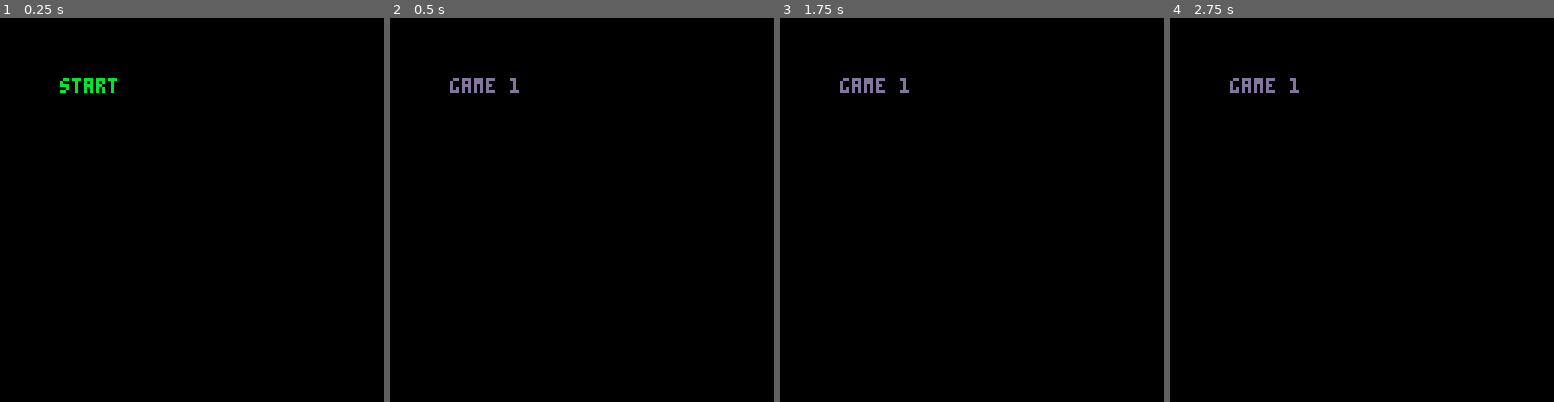
Above: before the commit, frames 1-4 (left to right).
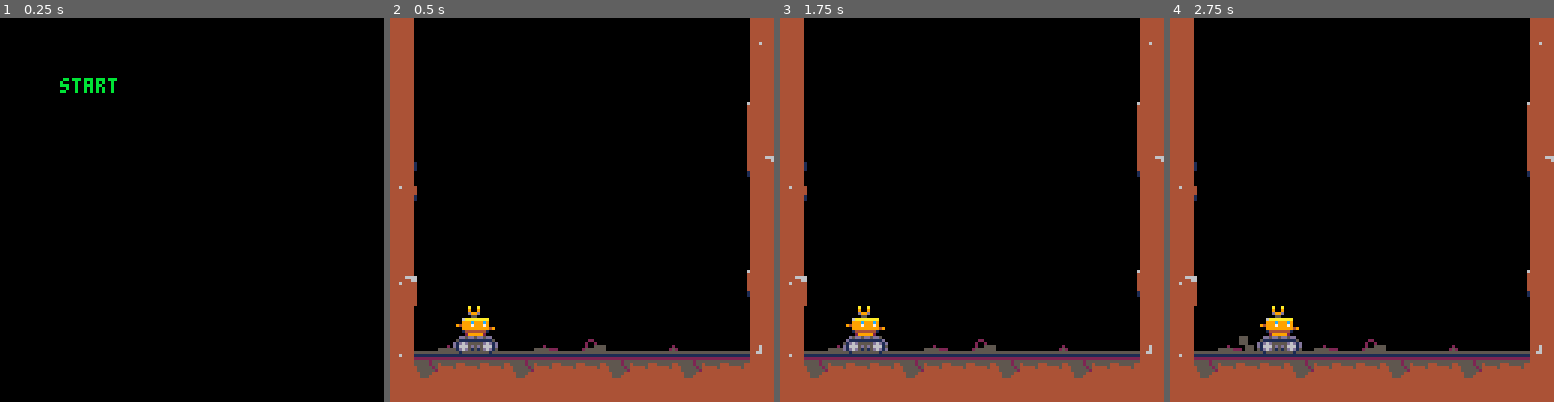
Above: after the commit, the same moments.

Repository: headjump/ld39
Game: PICO-8 cartridge crane.p8
Two runs of this game, one before a commit and one after it. Both use one fixed random seed, a clock stepped at 60 frames per second and the inputs below.
Inputs:
- Up to frame 1 (0.25 s): no input
- Up to frame 2 (0.5 s): tap X (X key) at 0.33 s
- Up to frame 3 (1.75 s): tap O (Z key) at 0.7, 1.7 s; tap X (X key) at 1.07 s; hold Right from 1.6 s (still down)
- Up to frame 4 (2.75 s): tap X (X key) at 1.85 s; release Right at 2.1 s; tap O (Z key) at 2.1, 2.5 s; hold Right from 2.47 s (still down)

Frame 1 is identical in both runs. In frame 2, 26% of the frame differs, in the area x 0-100%, y 0-100%; in frame 3, 26%; in frame 4, 26%.

Commit message:
A character can move left and right... much to do :/

Diff:
--- a/crane.p8
+++ b/crane.p8
@@ -34,14 +34,53 @@
  }
 end
 function sc_game(level,easy)
+ crane={x=20,y=96,layer=3,
+  spd=0,dir=1,
+  ani_cnt=0,
+  driving=false,
+  upd=function(e)
+   if(btnp(0))then e.dir = -1 end
+   if(btnp(1))then e.dir = 1 end
+   e.driving=btn(0) or btn(1)
+   if(btn(0))then e.spd-=timed(.3)
+   elseif(btn(1))then e.spd+=timed(.3)
+   else e.spd*=timed_fac(.85) end
+   e.spd=in_range(e.spd,-2,2)
+   e.x+=e.spd
+   e.x,hit_wall=in_range(e.x,7,127-22)
+   if(hit_wall)then e.spd=0 end
+   e.ani_cnt+=1
+   if(e.ani_cnt>=90)then e.ani_cnt=1 end
+   --parts
+   if(e.driving and rnd(1)<=cond(hit_wall,.5,.2))then
+    ngn_part(
+     e.x+7,e.y+16,-- x,y
+     -(cond(hit_wall,3,1)+rnd(10)/10)*e.dir,-rnd(2)-cond(hit_wall,1.5,0),-- sx,sy
+     1.2,14,-- grav,lifetime
+     {2,1,1},-- sizes
+     {5,1},-- cols
+     .9) -- acc (default=1)
+   end
+  end,
+  drw=function(e)
+   -- draw bottom
+   spr(cond(e.driving and (flr(e.ani_cnt/5)%2==0), 17, 19),e.x,e.y+8,2,1,e.dir==1)
+   -- draw top
+   spr(cond(flr(e.ani_cnt/20)%2==0, 1, 3),e.x,e.y,2,1,e.dir==1)
+  end
+ }
+ drawmap={
+  layer=3,
+  drw=function(e) map(0,0,0,0,16,16) end
+ }
+ ent={drawmap,crane}
  return {
+  crane=crane,
+  grav={x=0,y=.12},
+  ent=ent,
   upd=function()
    if(btnp(4) or btnp(5)) then ngn_scene(sc_finished()) end
   end,
-  drw=function()
-   cls()
-   print("game "..level,20,20,13)
-  end
  }
 end
 
@@ -66,6 +105,11 @@
 -- random in range
 function ran(min,max)
  return rnd(max-min)+min
+end
+
+function cond(cond,v1,v2)
+  if(cond)then return v1 end
+  return v2
 end
 
 -- get valid index in array
@@ -473,165 +517,165 @@
 0000000000000000000000000000000000000000000000000000000000000000000000000000000000000000000000000000000000000000000000000000000000000000000000000000000000000000000000000000000000000000000000000000000000000000000000000000000000000000000000000000000000000000
 0000000000000000000000000000000000000000000000000000000000000000000000000000000000000000000000000000000000000000000000000000000000000000000000000000000000000000000000000000000000000000000000000000000000000000000000000000000000000000000000000000000000000000
 __map__
-0000000000000000000000000000000000000000000000000000000000000000000000000000000000000000000000000000000000000000000000000000000000000000000000000000000000000000000000000000000000000000000000000000000000000000000000000000000000000000000000000000000000000000
-0000000000000000000000000000000000000000000000000000000000000000000000000000000000000000000000000000000000000000000000000000000000000000000000000000000000000000000000000000000000000000000000000000000000000000000000000000000000000000000000000000000000000000
-0000000000000000000000000000000000000000000000000000000000000000000000000000000000000000000000000000000000000000000000000000000000000000000000000000000000000000000000000000000000000000000000000000000000000000000000000000000000000000000000000000000000000000
-0000000000000000000000000000000000000000000000000000000000000000000000000000000000000000000000000000000000000000000000000000000000000000000000000000000000000000000000000000000000000000000000000000000000000000000000000000000000000000000000000000000000000000
-0000000000000000000000000000000000000000000000000000000000000000000000000000000000000000000000000000000000000000000000000000000000000000000000000000000000000000000000000000000000000000000000000000000000000000000000000000000000000000000000000000000000000000
-0000000000000000000000000000000000000000000000000000000000000000000000000000000000000000000000000000000000000000000000000000000000000000000000000000000000000000000000000000000000000000000000000000000000000000000000000000000000000000000000000000000000000000
-0000000000000000000000000000000000000000000000000000000000000000000000000000000000000000000000000000000000000000000000000000000000000000000000000000000000000000000000000000000000000000000000000000000000000000000000000000000000000000000000000000000000000000
-0000000000000000000000000000000000000000000000000000000000000000000000000000000000000000000000000000000000000000000000000000000000000000000000000000000000000000000000000000000000000000000000000000000000000000000000000000000000000000000000000000000000000000
-0000000000000000000000000000000000000000000000000000000000000000000000000000000000000000000000000000000000000000000000000000000000000000000000000000000000000000000000000000000000000000000000000000000000000000000000000000000000000000000000000000000000000000
-0000000000000000000000000000000000000000000000000000000000000000000000000000000000000000000000000000000000000000000000000000000000000000000000000000000000000000000000000000000000000000000000000000000000000000000000000000000000000000000000000000000000000000
-0000000000000000000000000000000000000000000000000000000000000000000000000000000000000000000000000000000000000000000000000000000000000000000000000000000000000000000000000000000000000000000000000000000000000000000000000000000000000000000000000000000000000000
-0000000000000000000000000000000000000000000000000000000000000000000000000000000000000000000000000000000000000000000000000000000000000000000000000000000000000000000000000000000000000000000000000000000000000000000000000000000000000000000000000000000000000000
-0000010200000000000000000000000000000000000000000000000000000000000000000000000000000000000000000000000000000000000000000000000000000000000000000000000000000000000000000000000000000000000000000000000000000000000000000000000000000000000000000000000000000000
-0000111200000000000000000000000000000000000000000000000000000000000000000000000000000000000000000000000000000000000000000000000000000000000000000000000000000000000000000000000000000000000000000000000000000000000000000000000000000000000000000000000000000000
-0021222222222222222222222222000000000000000000000000000000000000000000000000000000000000000000000000000000000000000000000000000000000000000000000000000000000000000000000000000000000000000000000000000000000000000000000000000000000000000000000000000000000000
-0000000000000000000000000000000000000000000000000000000000000000000000000000000000000000000000000000000000000000000000000000000000000000000000000000000000000000000000000000000000000000000000000000000000000000000000000000000000000000000000000000000000000000
-0000000000000000000000000000000000000000000000000000000000000000000000000000000000000000000000000000000000000000000000000000000000000000000000000000000000000000000000000000000000000000000000000000000000000000000000000000000000000000000000000000000000000000
-0000000000000000000000000000000000000000000000000000000000000000000000000000000000000000000000000000000000000000000000000000000000000000000000000000000000000000000000000000000000000000000000000000000000000000000000000000000000000000000000000000000000000000
-0000000000000000000000000000000000000000000000000000000000000000000000000000000000000000000000000000000000000000000000000000000000000000000000000000000000000000000000000000000000000000000000000000000000000000000000000000000000000000000000000000000000000000
-0000000000000000000000000000000000000000000000000000000000000000000000000000000000000000000000000000000000000000000000000000000000000000000000000000000000000000000000000000000000000000000000000000000000000000000000000000000000000000000000000000000000000000
-0000000000000000000000000000000000000000000000000000000000000000000000000000000000000000000000000000000000000000000000000000000000000000000000000000000000000000000000000000000000000000000000000000000000000000000000000000000000000000000000000000000000000000
-0000000000000000000000000000000000000000000000000000000000000000000000000000000000000000000000000000000000000000000000000000000000000000000000000000000000000000000000000000000000000000000000000000000000000000000000000000000000000000000000000000000000000000
-0000000000000000000000000000000000000000000000000000000000000000000000000000000000000000000000000000000000000000000000000000000000000000000000000000000000000000000000000000000000000000000000000000000000000000000000000000000000000000000000000000000000000000
-0000000000000000000000000000000000000000000000000000000000000000000000000000000000000000000000000000000000000000000000000000000000000000000000000000000000000000000000000000000000000000000000000000000000000000000000000000000000000000000000000000000000000000
-0000000000000000000000000000000000000000000000000000000000000000000000000000000000000000000000000000000000000000000000000000000000000000000000000000000000000000000000000000000000000000000000000000000000000000000000000000000000000000000000000000000000000000
-0000000000000000000000000000000000000000000000000000000000000000000000000000000000000000000000000000000000000000000000000000000000000000000000000000000000000000000000000000000000000000000000000000000000000000000000000000000000000000000000000000000000000000
-0000000000000000000000000000000000000000000000000000000000000000000000000000000000000000000000000000000000000000000000000000000000000000000000000000000000000000000000000000000000000000000000000000000000000000000000000000000000000000000000000000000000000000
-0000000000000000000000000000000000000000000000000000000000000000000000000000000000000000000000000000000000000000000000000000000000000000000000000000000000000000000000000000000000000000000000000000000000000000000000000000000000000000000000000000000000000000
-0000000000000000000000000000000000000000000000000000000000000000000000000000000000000000000000000000000000000000000000000000000000000000000000000000000000000000000000000000000000000000000000000000000000000000000000000000000000000000000000000000000000000000
-0000000000000000000000000000000000000000000000000000000000000000000000000000000000000000000000000000000000000000000000000000000000000000000000000000000000000000000000000000000000000000000000000000000000000000000000000000000000000000000000000000000000000000
-0000000000000000000000000000000000000000000000000000000000000000000000000000000000000000000000000000000000000000000000000000000000000000000000000000000000000000000000000000000000000000000000000000000000000000000000000000000000000000000000000000000000000000
-0000000000000000000000000000000000000000000000000000000000000000000000000000000000000000000000000000000000000000000000000000000000000000000000000000000000000000000000000000000000000000000000000000000000000000000000000000000000000000000000000000000000000000
-…(130 lines of a section not shown)…
+2900000000000000000000000000002900000000000000000000000000000000000000000000000000000000000000000000000000000000000000000000000000000000000000000000000000000000000000000000000000000000000000000000000000000000000000000000000000000000000000000000000000000000
+2900000000000000000000000000000900000000000000000000000000000000000000000000000000000000000000000000000000000000000000000000000000000000000000000000000000000000000000000000000000000000000000000000000000000000000000000000000000000000000000000000000000000000
+2900000000000000000000000000002900000000000000000000000000000000000000000000000000000000000000000000000000000000000000000000000000000000000000000000000000000000000000000000000000000000000000000000000000000000000000000000000000000000000000000000000000000000
+29000000000000000000000000001b2900000000000000000000000000000000000000000000000000000000000000000000000000000000000000000000000000000000000000000000000000000000000000000000000000000000000000000000000000000000000000000000000000000000000000000000000000000000
+29000000000000000000000000002b2900000000000000000000000000000000000000000000000000000000000000000000000000000000000000000000000000000000000000000000000000000000000000000000000000000000000000000000000000000000000000000000000000000000000000000000000000000000
+29000000000000000000000000002b1900000000000000000000000000000000000000000000000000000000000000000000000000000000000000000000000000000000000000000000000000000000000000000000000000000000000000000000000000000000000000000000000000000000000000000000000000000000
+293a0000000000000000000000000b2900000000000000000000000000000000000000000000000000000000000000000000000000000000000000000000000000000000000000000000000000000000000000000000000000000000000000000000000000000000000000000000000000000000000000000000000000000000
+090a000000000000000000000000002900000000000000000000000000000000000000000000000000000000000000000000000000000000000000000000000000000000000000000000000000000000000000000000000000000000000000000000000000000000000000000000000000000000000000000000000000000000
+2900000000000000000000000000002900000000000000000000000000000000000000000000000000000000000000000000000000000000000000000000000000000000000000000000000000000000000000000000000000000000000000000000000000000000000000000000000000000000000000000000000000000000
+2900000000000000000000000000002900000000000000000000000000000000000000000000000000000000000000000000000000000000000000000000000000000000000000000000000000000000000000000000000000000000000000000000000000000000000000000000000000000000000000000000000000000000
+191a0000000000000000000000001b2900000000000000000000000000000000000000000000000000000000000000000000000000000000000000000000000000000000000000000000000000000000000000000000000000000000000000000000000000000000000000000000000000000000000000000000000000000000
+092a0000000000000000000000000b2900000000000000000000000000000000000000000000000000000000000000000000000000000000000000000000000000000000000000000000000000000000000000000000000000000000000000000000000000000000000000000000000000000000000000000000000000000000
+2900000000000000000000000000002900000000000000000000000000000000000000000000000000000000000000000000000000000000000000000000000000000000000000000000000000000000000000000000000000000000000000000000000000000000000000000000000000000000000000000000000000000000
+2926232626262326242626252626263900000000000000000000000000000000000000000000000000000000000000000000000000000000000000000000000000000000000000000000000000000000000000000000000000000000000000000000000000000000000000000000000000000000000000000000000000000000
+0921222222212222222122222122222900000000000000000000000000000000000000000000000000000000000000000000000000000000000000000000000000000000000000000000000000000000000000000000000000000000000000000000000000000000000000000000000000000000000000000000000000000000
+2931313131313131313131313131313100000000000000000000000000000000000000000000000000000000000000000000000000000000000000000000000000000000000000000000000000000000000000000000000000000000000000000000000000000000000000000000000000000000000000000000000000000000
+0000000000000000000000000000000000000000000000000000000000000000000000000000000000000000000000000000000000000000000000000000000000000000000000000000000000000000000000000000000000000000000000000000000000000000000000000000000000000000000000000000000000000000
+0000000000000000000000000000000000000000000000000000000000000000000000000000000000000000000000000000000000000000000000000000000000000000000000000000000000000000000000000000000000000000000000000000000000000000000000000000000000000000000000000000000000000000
+0000000000000000000000000000000000000000000000000000000000000000000000000000000000000000000000000000000000000000000000000000000000000000000000000000000000000000000000000000000000000000000000000000000000000000000000000000000000000000000000000000000000000000
+0000000000000000000000000000000000000000000000000000000000000000000000000000000000000000000000000000000000000000000000000000000000000000000000000000000000000000000000000000000000000000000000000000000000000000000000000000000000000000000000000000000000000000
+0000000000000000000000000000000000000000000000000000000000000000000000000000000000000000000000000000000000000000000000000000000000000000000000000000000000000000000000000000000000000000000000000000000000000000000000000000000000000000000000000000000000000000
+0000000000000000000000000000000000000000000000000000000000000000000000000000000000000000000000000000000000000000000000000000000000000000000000000000000000000000000000000000000000000000000000000000000000000000000000000000000000000000000000000000000000000000
+0000000000000000000000000000000000000000000000000000000000000000000000000000000000000000000000000000000000000000000000000000000000000000000000000000000000000000000000000000000000000000000000000000000000000000000000000000000000000000000000000000000000000000
+0000000000000000000000000000000000000000000000000000000000000000000000000000000000000000000000000000000000000000000000000000000000000000000000000000000000000000000000000000000000000000000000000000000000000000000000000000000000000000000000000000000000000000
+0000000000000000000000000000000000000000000000000000000000000000000000000000000000000000000000000000000000000000000000000000000000000000000000000000000000000000000000000000000000000000000000000000000000000000000000000000000000000000000000000000000000000000
+0000000000000000000000000000000000000000000000000000000000000000000000000000000000000000000000000000000000000000000000000000000000000000000000000000000000000000000000000000000000000000000000000000000000000000000000000000000000000000000000000000000000000000
+0000000000000000000000000000000000000000000000000000000000000000000000000000000000000000000000000000000000000000000000000000000000000000000000000000000000000000000000000000000000000000000000000000000000000000000000000000000000000000000000000000000000000000
+0000000000000000000000000000000000000000000000000000000000000000000000000000000000000000000000000000000000000000000000000000000000000000000000000000000000000000000000000000000000000000000000000000000000000000000000000000000000000000000000000000000000000000
+0000000000000000000000000000000000000000000000000000000000000000000000000000000000000000000000000000000000000000000000000000000000000000000000000000000000000000000000000000000000000000000000000000000000000000000000000000000000000000000000000000000000000000
+0000000000000000000000000000000000000000000000000000000000000000000000000000000000000000000000000000000000000000000000000000000000000000000000000000000000000000000000000000000000000000000000000000000000000000000000000000000000000000000000000000000000000000
+0000000000000000000000000000000000000000000000000000000000000000000000000000000000000000000000000000000000000000000000000000000000000000000000000000000000000000000000000000000000000000000000000000000000000000000000000000000000000000000000000000000000000000
+0000000000000000000000000000000000000000000000000000000000000000000000000000000000000000000000000000000000000000000000000000000000000000000000000000000000000000000000000000000000000000000000000000000000000000000000000000000000000000000000000000000000000000
+…(130 lines of a section not shown)…
Not shown, changed: 32 lines of the sprite sheet (__gfx__) section of crane.p8
